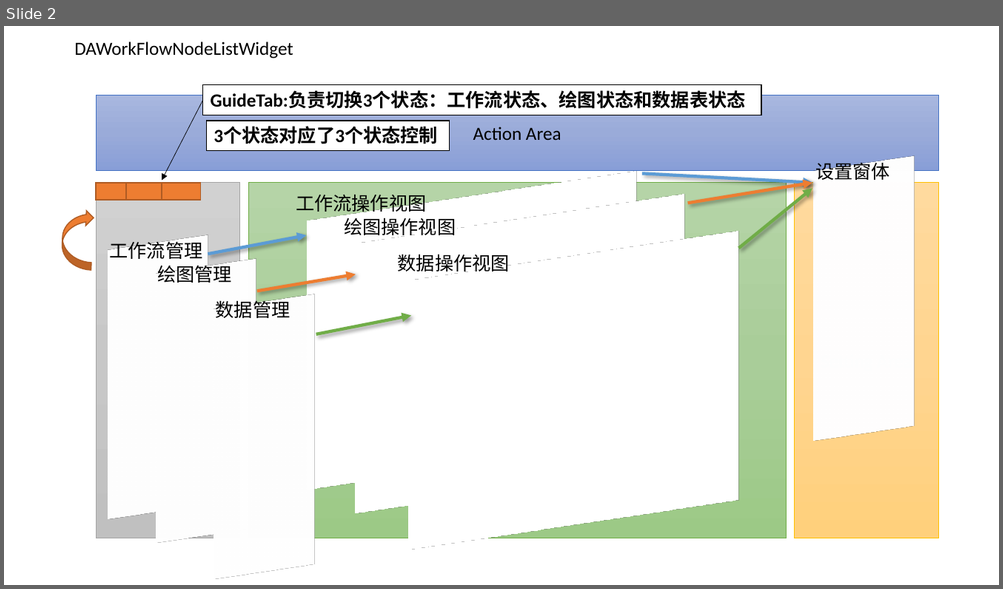
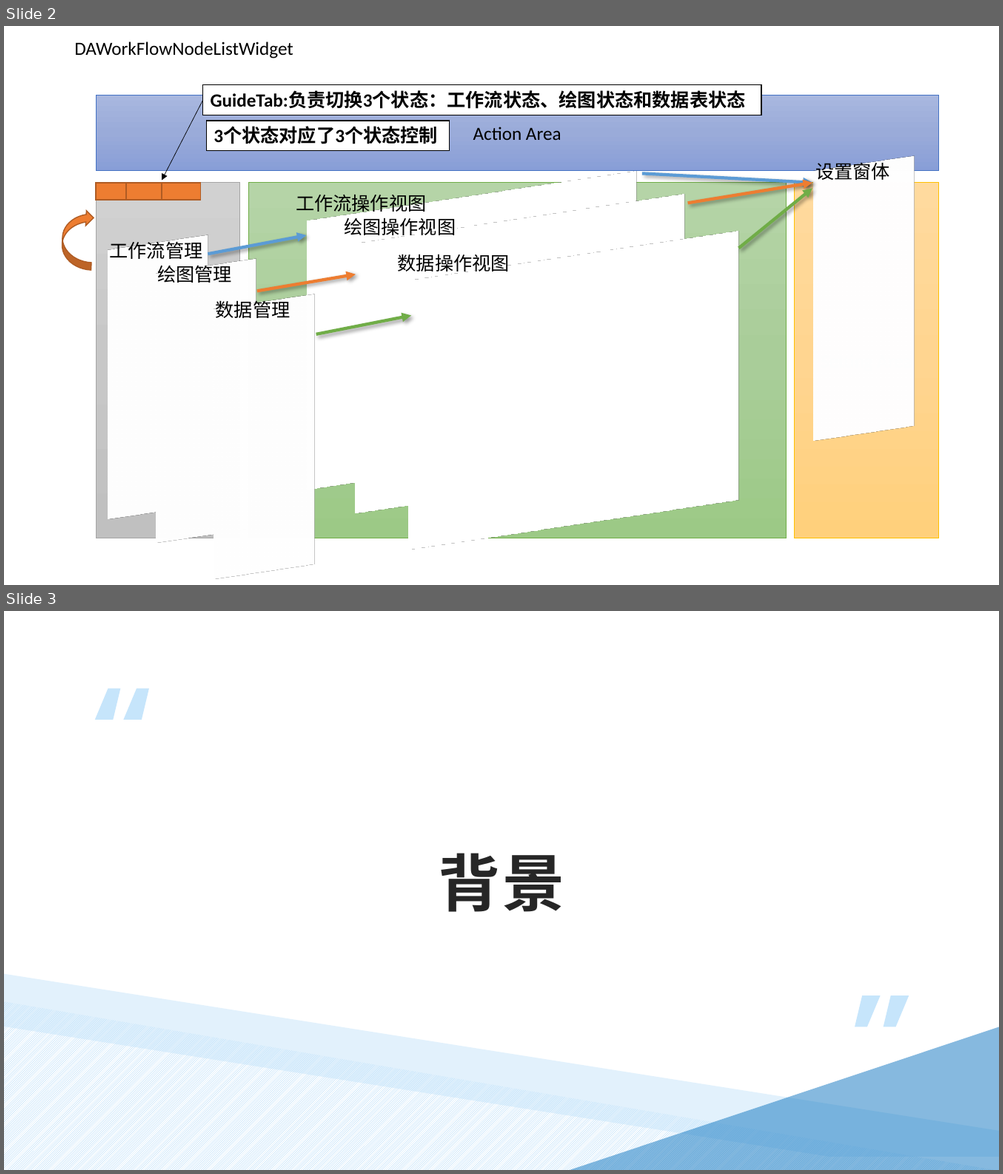
Before and after one commit to czyt1988/data-workbench, a slide deck: doc/DataWorkFlow-chart.pptx. Shown one above the other, each under a label of ours: slide 2 before the commit, slides 2 and 3 after it. The pictures are 1003x589 and 1003x1174 pixels, drawn with LibreOffice and Linux fonts; fonts in the diff are those of the drawing. Boxes give left, top, right and bottom in pixels: in the first picture for what was removed or moved away, otherwise in the second. Text is boxed around its words. In the diff, an @@ line names an element or a change of style, - is before the commit and + after.

```diff
--- a/doc/DataWorkFlow-chart.pptx
+++ b/doc/DataWorkFlow-chart.pptx
@@ slide 3 added at [4, 611, 999, 1170], background #FFFFFF @@
@@ freeform shape added at [95, 689, 120, 720], fill #C6E5FB @@
@@ freeform shape added at [123, 689, 149, 720], fill #C6E5FB @@
@@ text added at [438, 853, 564, 912], 60 pt, text #262626, bold @@
+背景
@@ freeform shape added at [4, 974, 999, 1157], fill #C6E5FB at 50% opacity @@
@@ right triangle added at [4, 1002, 999, 1170], fill pattern #8ECAF7 on #FFFFFF @@
@@ freeform shape added at [854, 996, 880, 1028], fill #C6E5FB @@
@@ freeform shape added at [883, 996, 908, 1028], fill #C6E5FB @@
@@ right triangle added at [567, 1028, 999, 1170], fill #0E75C0 at 50% opacity @@
```
Also in this commit, not shown: 9 other slides added, 4 other files.
